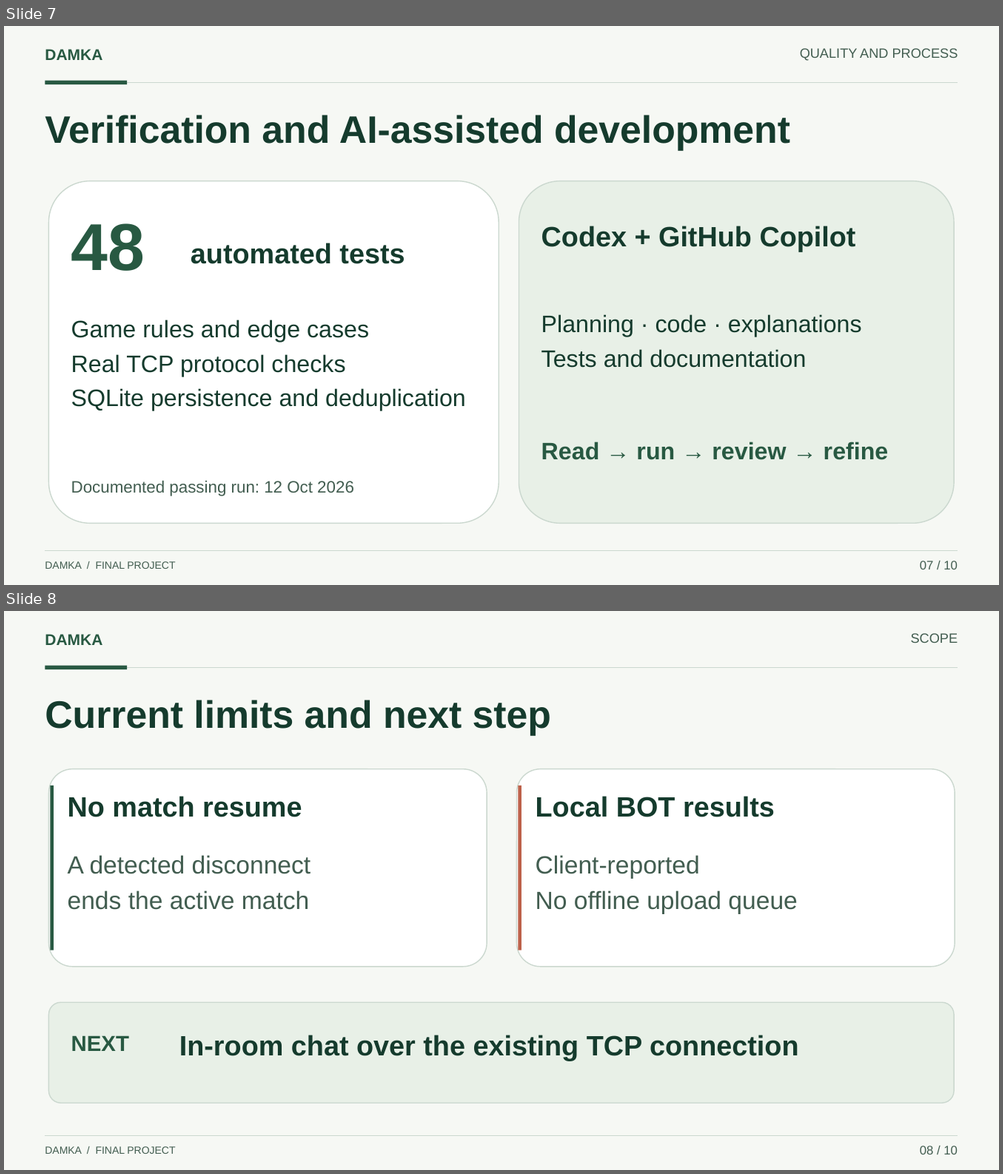
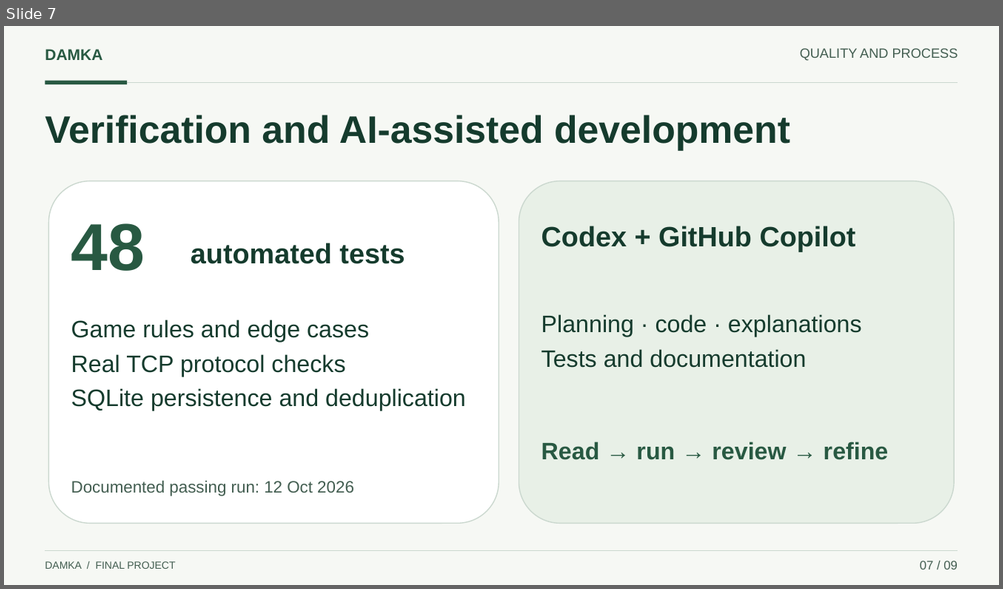
Before and after one commit to MuthannaFrhat/damka-game, a slide deck: docs/presentation/Damka_Presentation.pptx. Shown one above the other, each under a label of ours: slides 7 and 8 before the commit, slide 7 after it. The pictures are 1003x1174 and 1003x589 pixels, drawn with LibreOffice and Linux fonts; fonts in the diff are those of the drawing. Boxes give left, top, right and bottom in pixels: in the first picture for what was removed or moved away, otherwise in the second. Text is boxed around its words. In the diff, an @@ line names an element or a change of style, - is before the commit and + after.

```diff
--- a/docs/presentation/Damka_Presentation.pptx
+++ b/docs/presentation/Damka_Presentation.pptx
@@ slide 8 removed at box(4, 611, 999, 1170), background #F6F8F4 @@
@@ text removed at box(45, 634, 102, 645) @@
-DAMKA
@@ text removed at box(910, 633, 958, 643) @@
-SCOPE
@@ line removed from (45, 668) to (958, 668) @@
@@ rectangle removed at box(45, 666, 127, 670) @@
@@ text removed at box(45, 700, 551, 735) @@
-Current limits and next step
@@ rounded rectangle removed at box(48, 769, 486, 967) @@
@@ rectangle removed at box(51, 786, 54, 951) @@
@@ rounded rectangle removed at box(517, 769, 955, 967) @@
@@ rectangle removed at box(518, 786, 521, 951) @@
@@ text removed at box(68, 796, 301, 817) @@
-No match resume
@@ text removed at box(535, 796, 774, 817) @@
-Local BOT results
@@ text removed at box(68, 855, 311, 910) @@
-A detected disconnect
-ends the active match
@@ text removed at box(535, 855, 797, 914) @@
-Client-reported
-No offline upload queue
@@ rounded rectangle removed at box(48, 1002, 954, 1103) @@
@@ text removed at box(71, 1036, 129, 1051) @@
-NEXT
@@ text removed at box(179, 1035, 798, 1062) @@
-In-room chat over the existing TCP connection
@@ line removed from (45, 1136) to (958, 1136) @@
@@ text removed at box(45, 1147, 175, 1154) @@
-DAMKA / FINAL PROJECT
@@ text removed at box(919, 1146, 957, 1155) @@
-08 / 10
@@ slide 7 changed as well @@
@@ text at box(919, 561, 957, 570): text changed @@
-07 / 10
+07 / 09
```
Also in this commit, not shown: 8 other slides changed, 4 other files.
